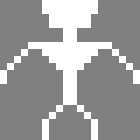
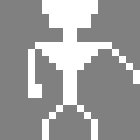
Layer changes from the first 140×140 image to the second:
added layer "Background copy #5" above "Background copy #4" over [28, 42, 42, 98]
hid "Background" over [0, 42, 42, 98]
